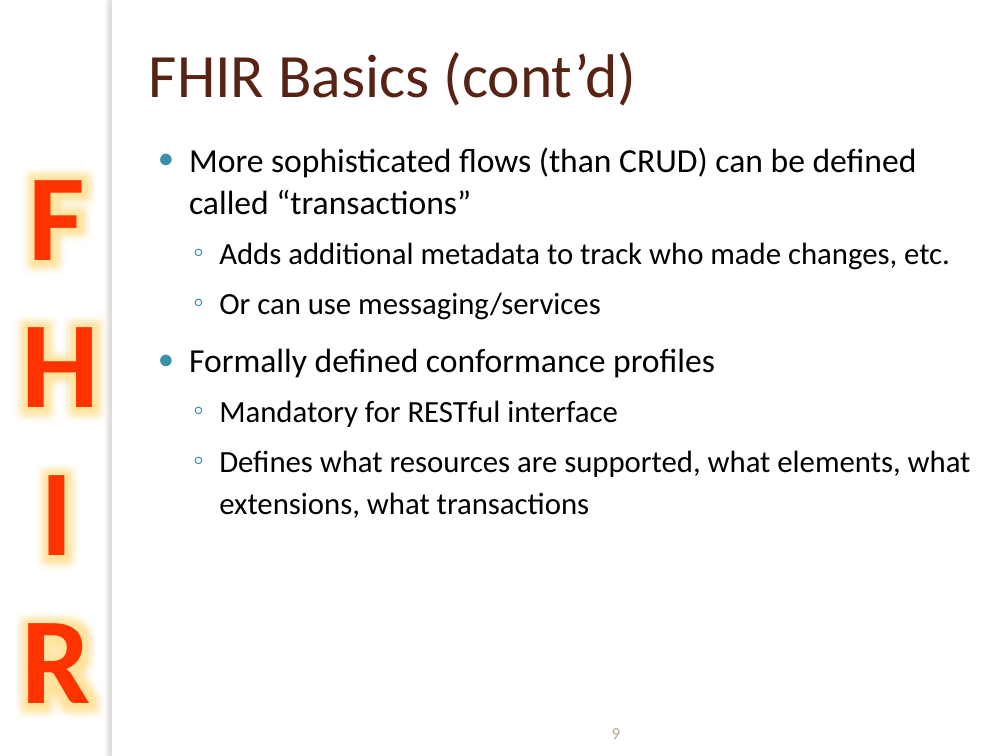
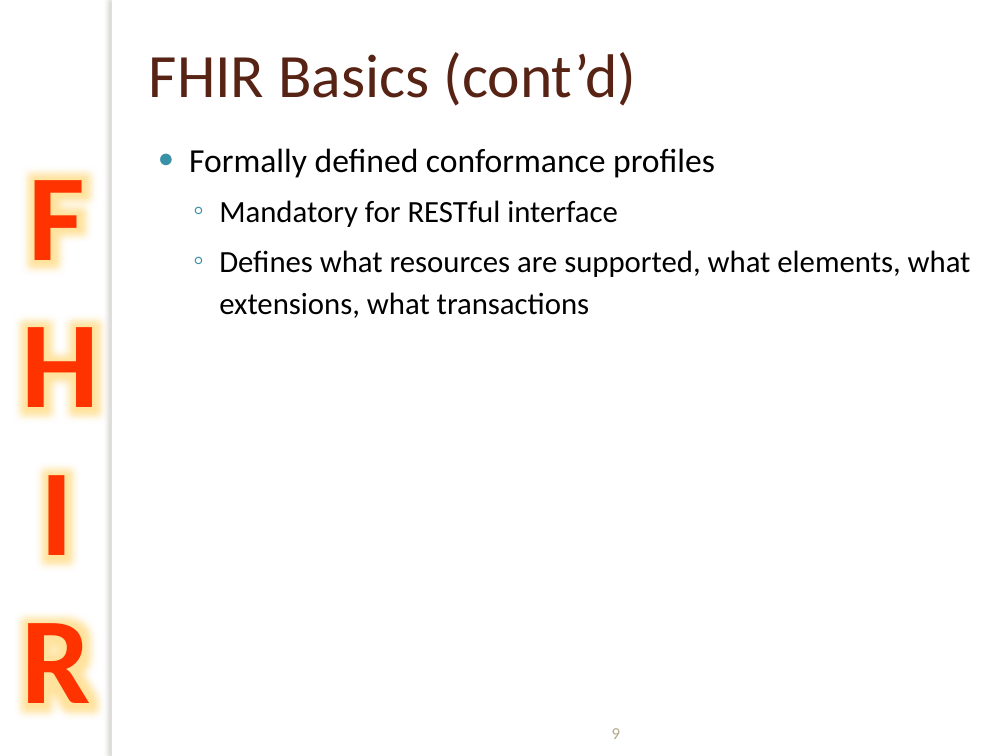
Before and after one commit to vista-novo/fhir, a slide deck: slide 9 of presentations/2012-Sept/201209 WGM International SDO Intro to FHIR.pptx. Drawn at 1008x756 pixels with LibreOffice and Linux fonts; fonts in the diff are those of the drawing; background and template pictures are left out. Boxes give left, top, right and bottom in pixels: in the first picture for what was removed or moved away, otherwise in the second. Text is boxed around its words. In the diff, an @@ line names an element or a change of style, - is before the commit and + after.

```diff
--- a/presentations/2012-Sept/201209 WGM International SDO Intro to FHIR.pptx
+++ b/presentations/2012-Sept/201209 WGM International SDO Intro to FHIR.pptx
@@ text at (x1=189, y1=147, x2=950, y2=320): paragraphs removed @@
-● More sophisticated flows (than CRUD) can be defined called “transactions”
-  ◦ Adds additional metadata to track who made changes, etc.
-  ◦ Or can use messaging/services
```
Also in this commit, not shown: 3 other slides changed.
